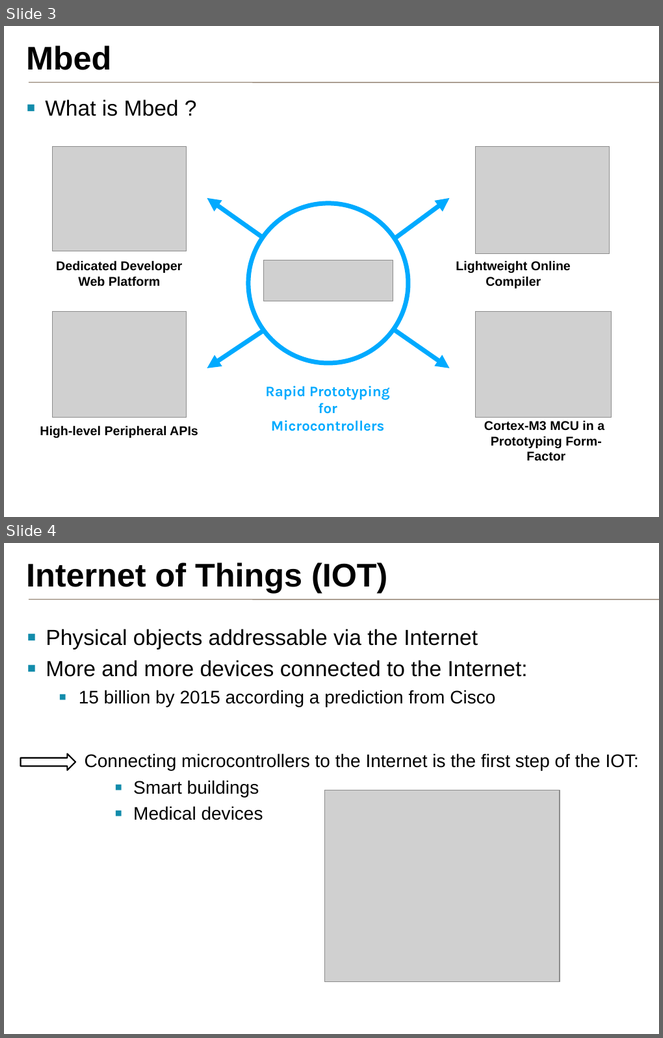
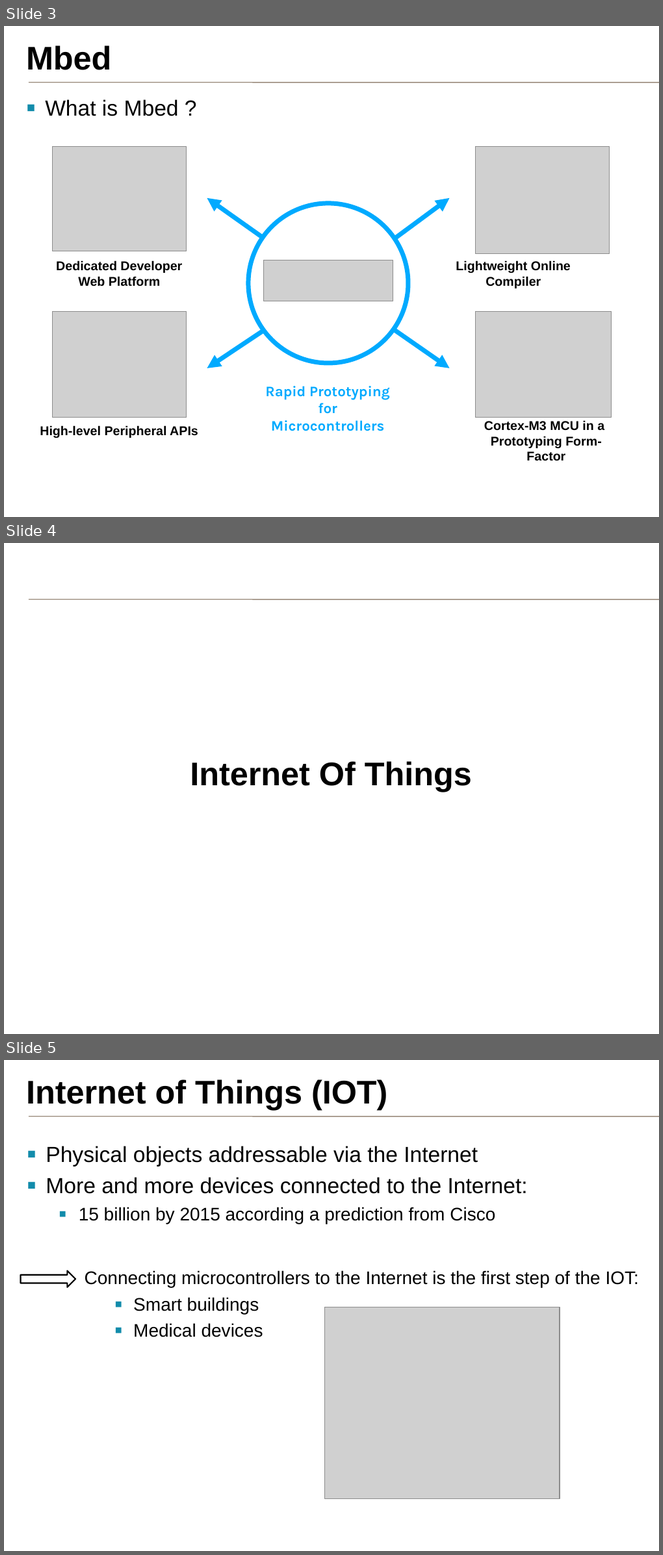
Before and after one commit to samux/ARM-internship-report, a slide deck: presentation_en/pres.pptx. Shown one above the other, each under a label of ours: slides 3 and 4 before the commit, slides 3, 4 and 5 after it. The pictures are 663x1038 and 663x1555 pixels, drawn with LibreOffice and Linux fonts; fonts in the diff are those of the drawing; grey boxes stand for pictures; background and template pictures are left out. Boxes give left, top, right and bottom in pixels: in the first picture for what was removed or moved away, otherwise in the second. Text is boxed around its words. In the diff, an @@ line names an element or a change of style, - is before the commit and + after.

```diff
--- a/presentation_en/pres.pptx
+++ b/presentation_en/pres.pptx
@@ slide 4 added at bbox=[4, 543, 659, 1034], background #FFFFFF; not listed: 2 template elements that a slide beside it also shows @@
@@ title added at bbox=[190, 761, 472, 792], 36 pt, text #000000, bold @@
+Internet Of Things
@@ what was slide 4 is now slide 5 @@
```
Also in this commit, not shown: 3 slides changed, 3 other slides added, 1 slide removed, 1 other file.
